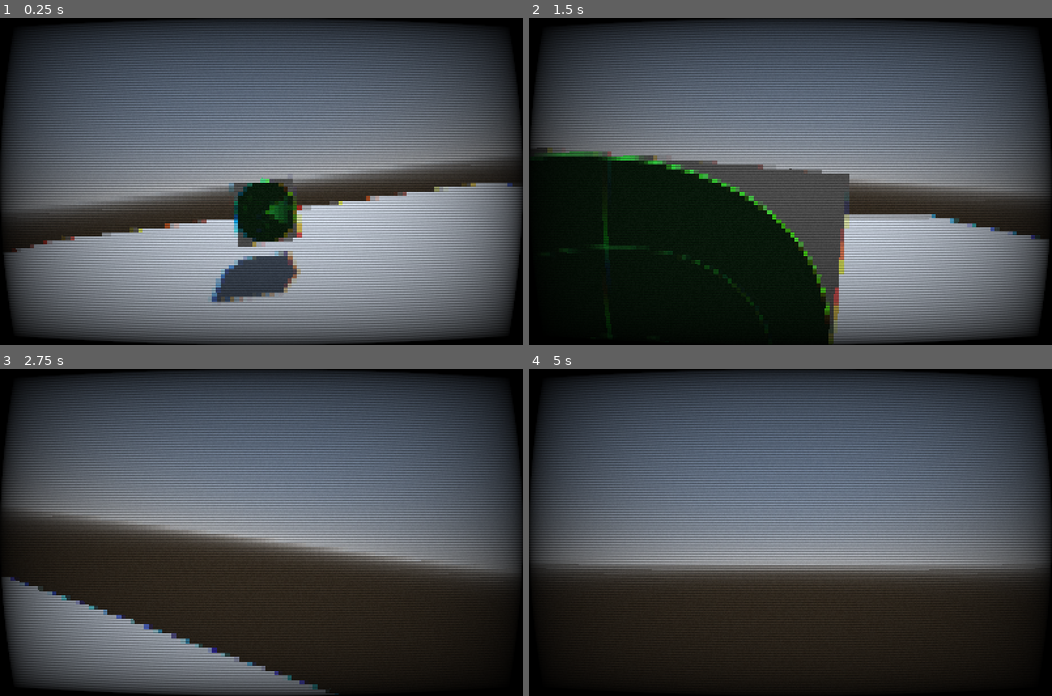
Above: before the commit, frames 1-4 (two rows, left to right).
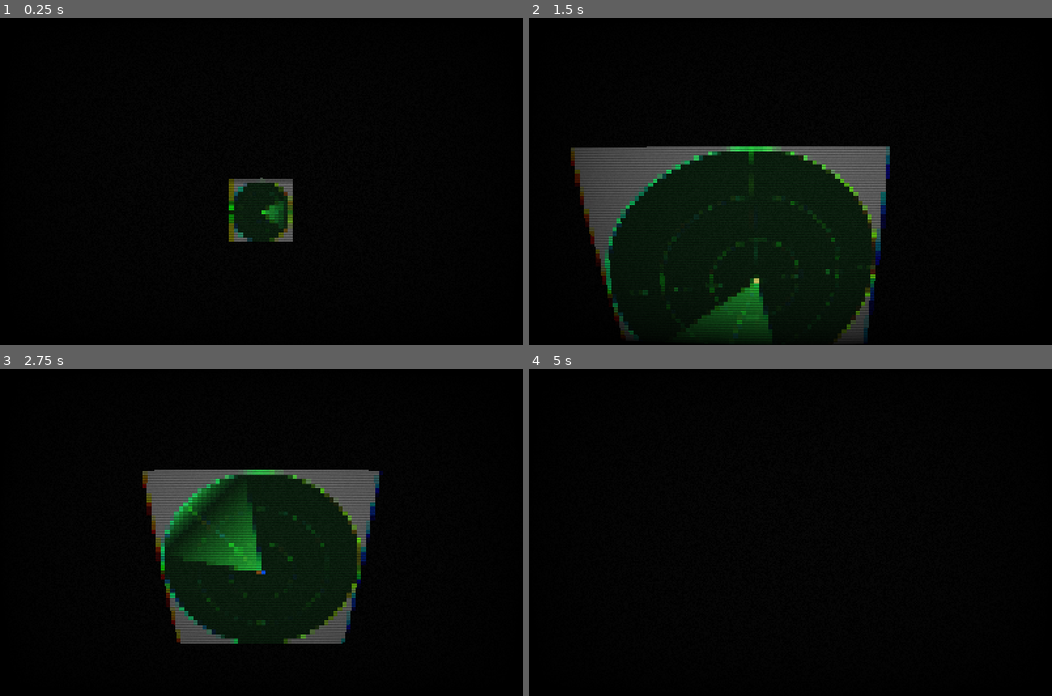
Above: after the commit, the same moments.

Repository: JCGabr/Ascension
Game: Godot game, scene res://map/test_map.tscn
Same seed, same stepped clock (60 frames per second), same inputs: the game is played once before the commit and once after it.
Inputs (mouse positions are in pixels of both pictures, inside the frame that each line leads up to):
- Up to frame 1 (0.25 s): no input
- Up to frame 2 (1.5 s): tap Enter (ui_accept) at 0.5, 0.6, 0.77, 1.07 s; move the mouse to (785, 188) at 0.52 s; hold W (up) from 0.53 s (still down); move the mouse to (827, 184) at 1.27 s; right-click (827, 184) at 1.35 s
- Up to frame 3 (2.75 s): keep holding W (up); tap Enter (ui_accept) at 1.52, 1.55, 1.82, 2.1 s; move the mouse to (219, 529) at 2.02 s
- Up to frame 4 (5 s): move the mouse to (795, 532) at 2.77 s; release W (up) at 2.78 s; hold A (left) 2.78-3.53 s; right-click (795, 532) at 2.85 s; tap Enter (ui_accept) at 3.02, 3.05, 3.32, 3.6, 3.77, 4.07, 4.52, 4.55, 4.82 s; move the mouse to (769, 525) at 3.52 s; hold W (up) 3.53-4.28 s; tap Escape (ui_cancel) at 4.15 s; move the mouse to (905, 516) at 4.27 s; hold D (right) from 4.28 s (still down); right-click (905, 516) at 4.35 s

The runs differ from the first frame. In frame 1, 92% of the frame differs, in the area x 0-100%, y 0-100%; in frame 2, 72%; in frame 3, 88%; in frame 4, 82%.

Commit message:
feat(interactions): add interactions

Diff:
--- /dev/null
+++ b/interactuable_objects/enemies.tscn
@@ -0,0 +1,26 @@
+[gd_scene format=3 uid="uid://efqnyx8d4u4a"]
+
+[node name="Enemies" type="Node3D" unique_id=798653961]
+
+[node name="Enemy" type="Node3D" parent="." unique_id=1024053149 groups=["radar_target"]]
+
+[node name="Enemy2" type="Node3D" parent="." unique_id=1778743257 groups=["radar_target"]]
+transform = Transform3D(1, 0, 0, 0, 1, 0, 0, 0, 1, -505.42596, -162.3941, 6.5364723)
+
+[node name="Enemy3" type="Node3D" parent="." unique_id=1185124216 groups=["radar_target"]]
+transform = Transform3D(1, 0, 0, 0, 1, 0, 0, 0, 1, 0, 2.7920775, 4.674589)
+
+[node name="Enemy4" type="Node3D" parent="." unique_id=1111462703 groups=["radar_target"]]
+transform = Transform3D(1, 0, 0, 0, 1, 0, 0, 0, 1, -7.4880533, 2.4877994, 0)
+
+[node name="Enemy5" type="Node3D" parent="." unique_id=1437411373 groups=["radar_target"]]
+transform = Transform3D(1, 0, 0, 0, 1, 0, 0, 0, 1, -20.927008, 0, -14.560911)
+
+[node name="Enemy6" type="Node3D" parent="." unique_id=2064227161 groups=["radar_target"]]
+transform = Transform3D(1, 0, 0, 0, 1, 0, 0, 0, 1, 2.6433702, -4.7683716e-07, 2.3173206)
+
+[node name="Enemy7" type="Node3D" parent="." unique_id=370210834 groups=["radar_target"]]
+transform = Transform3D(1, 0, 0, 0, 1, 0, 0, 0, 1, 2.899953, 2.3841858e-07, -4.118331)
+
+[node name="Enemy8" type="Node3D" parent="." unique_id=1811188581 groups=["radar_target"]]
+transform = Transform3D(1, 0, 0, 0, 1, 0, 0, 0, 1, -3.593155, 2.3841858e-07, 3.1120996)
--- a/map/base.gd
+++ b/map/base.gd
@@ -3,6 +3,14 @@
 @export var animation_player: AnimationPlayer
 @export var player: CharacterBody3D
 
-func _ready() -> void:
+@export var enemies: Node3D
+
+func shake() -> void:
 	animation_player.play("shake")
 	player.animation_player.play("shake")
+
+func _ready() -> void:
+	pass
+
+func _physics_process(delta: float) -> void:
+	enemies.position += Vector3(5,0,0) * delta
--- a/map/test_map.tscn
+++ b/map/test_map.tscn
@@ -4,24 +4,24 @@
 [ext_resource type="PackedScene" uid="uid://dvkwcyjti5svh" path="res://player/player.tscn" id="1_r1p3x"]
 [ext_resource type="PackedScene" uid="uid://lqd71ggnd5ua" path="res://interactuable_objects/console.tscn" id="2_qyrbn"]
 [ext_resource type="Shader" uid="uid://imi872kt56kx" path="res://shader/pixel_tv.gdshader" id="4_67hre"]
+[ext_resource type="PackedScene" uid="uid://efqnyx8d4u4a" path="res://interactuable_objects/enemies.tscn" id="5_vv62k"]
 
-[sub_resource type="ProceduralSkyMaterial" id="ProceduralSkyMaterial_4qc02"]
-sky_horizon_color = Color(0.66224277, 0.6717428, 0.6867428, 1)
-ground_horizon_color = Color(0.66224277, 0.6717428, 0.6867428, 1)
+[sub_resource type="ProceduralSkyMaterial" id="ProceduralSkyMaterial_vv62k"]
+sky_top_color = Color(0, 0.02745098, 0.23137255, 1)
+sky_horizon_color = Color(0.041988034, 0.047325786, 0.12714107, 1)
+ground_bottom_color = Color(0.008098451, 0.0019984911, 0.117338054, 1)
+ground_horizon_color = Color(0.041988034, 0.047325786, 0.12714107, 1)
 
-[sub_resource type="Sky" id="Sky_4wuf8"]
-sky_material = SubResource("ProceduralSkyMaterial_4qc02")
+[sub_resource type="Sky" id="Sky_1cmj6"]
+sky_material = SubResource("ProceduralSkyMaterial_vv62k")
 
-[sub_resource type="Environment" id="Environment_s02eq"]
-background_mode = 2
-sky = SubResource("Sky_4wuf8")
-glow_enabled = true
-
-[sub_resource type="PlaneMesh" id="PlaneMesh_75kqj"]
-size = Vector2(20, 20)
-
-[sub_resource type="ConcavePolygonShape3D" id="ConcavePolygonShape3D_eflb2"]
-data = PackedVector3Array(10, 0, 10, -10, 0, 10, 10, 0, -10, -10, 0, 10, -10, 0, -10, 10, 0, -10)
+[sub_resource type="Environment" id="Environment_1yi38"]
+background_mode = 1
+sky = SubResource("Sky_1cmj6")
+sky_rotation = Vector3(0, 1.5707964, 0)
+tonemap_mode = 2
+ssao_enabled = true
+sdfgi_enabled = true
 
 [sub_resource type="Animation" id="Animation_r1p3x"]
 length = 0.001
@@ -62,6 +62,12 @@
 &"shake": SubResource("Animation_qyrbn")
 }
 
+[sub_resource type="PlaneMesh" id="PlaneMesh_75kqj"]
+size = Vector2(20, 20)
+
+[sub_resource type="ConcavePolygonShape3D" id="ConcavePolygonShape3D_eflb2"]
+data = PackedVector3Array(10, 0, 10, -10, 0, 10, 10, 0, -10, -10, 0, 10, -10, 0, -10, 10, 0, -10)
+
 [sub_resource type="ShaderMaterial" id="ShaderMaterial_1cmj6"]
 shader = ExtResource("4_67hre")
 shader_parameter/pixel_size = 3.50000011875
@@ -74,17 +80,19 @@
 shader_parameter/noise_amount = 0.03
 shader_parameter/brightness = 1.1
 
-[node name="Submarine" type="Node3D" unique_id=1964483830 node_paths=PackedStringArray("animation_player", "player")]
+[node name="Submarine" type="Node3D" unique_id=1964483830 node_paths=PackedStringArray("animation_player", "player", "enemies")]
 script = ExtResource("1_qyrbn")
 animation_player = NodePath("AnimationPlayer")
-player = NodePath("Node3D")
+player = NodePath("Player")
+enemies = NodePath("Enemies")
 
-[node name="WorldEnvironment" type="WorldEnvironment" parent="." unique_id=642533113]
-environment = SubResource("Environment_s02eq")
+[node name="WorldEnvironment" type="WorldEnvironment" parent="." unique_id=1740245433]
+environment = SubResource("Environment_1yi38")
 
-[node name="DirectionalLight3D" type="DirectionalLight3D" parent="." unique_id=164681471]
-transform = Transform3D(-0.8660254, -0.43301278, 0.25, 0, 0.49999997, 0.86602545, -0.50000006, 0.75, -0.43301266, 0, 0, 0)
-shadow_enabled = true
+[node name="AnimationPlayer" type="AnimationPlayer" parent="." unique_id=1412102744]
+libraries/ = SubResource("AnimationLibrary_67hre")
+
+[node name="Environment" type="Node3D" parent="." unique_id=2081633461]
 
 [node name="StaticBody3D" type="StaticBody3D" parent="." unique_id=684180700]
 
@@ -94,20 +102,11 @@
 [node name="CollisionShape3D" type="CollisionShape3D" parent="StaticBody3D" unique_id=1238421189]
 shape = SubResource("ConcavePolygonShape3D_eflb2")
 
-[node name="Node3D" parent="." unique_id=2006900859 instance=ExtResource("1_r1p3x")]
+[node name="Player" parent="." unique_id=2006900859 instance=ExtResource("1_r1p3x")]
 transform = Transform3D(1, 0, 0, 0, 1, 0, 0, 0, 1, 0, 1, 0)
-
-[node name="Camera3D" type="Camera3D" parent="." unique_id=605216727]
-transform = Transform3D(1, 0, 0, 0, 0.8394661, 0.543412, 0, -0.543412, 0.8394661, 0, 5.3128037, 9.509259)
 
 [node name="Console" parent="." unique_id=708724288 instance=ExtResource("2_qyrbn")]
 transform = Transform3D(1, 0, 0, 0, 1, 0, 0, 0, 1, 0, 1, -4)
-
-[node name="Target" type="Node3D" parent="." unique_id=1175291539 groups=["radar_target"]]
-transform = Transform3D(1, 0, 0, 0, 1, 0, 0, 0, 1, 0, 0, -10)
-
-[node name="AnimationPlayer" type="AnimationPlayer" parent="." unique_id=1412102744]
-libraries/ = SubResource("AnimationLibrary_67hre")
 
 [node name="CanvasLayer" type="CanvasLayer" parent="." unique_id=870450182]
 
@@ -119,3 +118,6 @@
 grow_horizontal = 2
 grow_vertical = 2
 mouse_filter = 2
+
+[node name="Enemies" parent="." unique_id=798653961 instance=ExtResource("5_vv62k")]
+transform = Transform3D(1, 0, 0, 0, 1, 0, 0, 0, 1, -54.13726, 0, 0)
--- a/player/player.gd
+++ b/player/player.gd
@@ -7,7 +7,6 @@
 @export var interact_action: String = "right_click"
 
 const SPEED = 5.0
-const JUMP_VELOCITY = 4.5
 const TRANSITION_TIME = 0.6
 
 var is_interacting := false
@@ -51,7 +50,7 @@
 	if not is_interacting:
 		return
 
-	camera.reparent(head) # mantiene transform global -> no hay salto visual
+	camera.reparent(head)
 
 	if tween:
 		tween.kill()
@@ -69,8 +68,6 @@
 func basic_movement(delta: float) -> void:
 	if not is_on_floor():
 		velocity += get_gravity() * delta
-	if Input.is_action_just_pressed("ui_accept") and is_on_floor():
-		velocity.y = JUMP_VELOCITY
 	var input_dir := Input.get_vector("left", "right", "up", "down")
 	var direction := (transform.basis * Vector3(input_dir.x, 0, input_dir.y)).normalized()
 	if direction:
@@ -83,6 +80,7 @@
 
 func _physics_process(delta: float) -> void:
 	if is_interacting:
+		visible = false
 		interaction_input_while_pivoted()
 		return
 	basic_movement(delta)
@@ -90,4 +88,5 @@
 
 func interaction_input_while_pivoted() -> void:
 	if Input.is_action_just_pressed("ui_cancel"):
+		visible = true
 		exit_pivot_view()
--- a/player/player.tscn
+++ b/player/player.tscn
@@ -44,7 +44,7 @@
 &"shake": SubResource("Animation_g1dw6")
 }
 
-[node name="Node3D" type="CharacterBody3D" unique_id=2006900859 node_paths=PackedStringArray("animation_player", "head", "camera", "ray_cast_3d")]
+[node name="Player" type="CharacterBody3D" unique_id=2006900859 node_paths=PackedStringArray("animation_player", "head", "camera", "ray_cast_3d")]
 script = ExtResource("1_4flbx")
 animation_player = NodePath("AnimationPlayer")
 head = NodePath("Head")
@@ -62,6 +62,7 @@
 
 [node name="Camera3D" type="Camera3D" parent="Head" unique_id=1617232396]
 transform = Transform3D(1, 0, 0, 0, 1, 0, 0, 0, 1, 0, 0.5, 0)
+far = 50.0
 
 [node name="RayCast3D" type="RayCast3D" parent="Head" unique_id=557788338]
 transform = Transform3D(1, 0, 0, 0, 1, 0, 0, 0, 1, 0, 0.5, 0)
